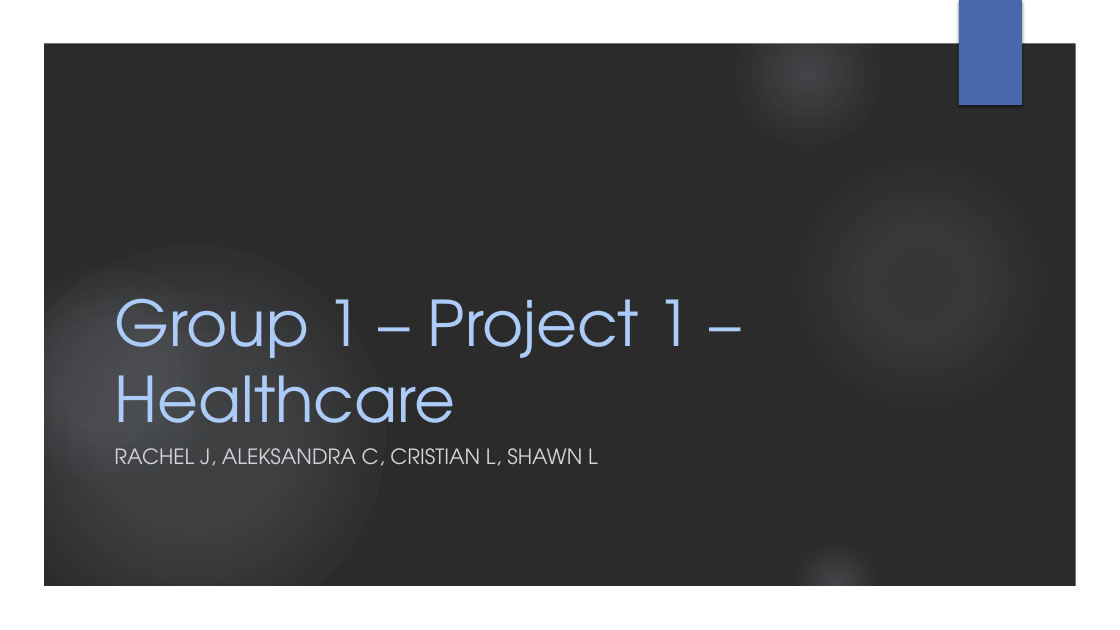
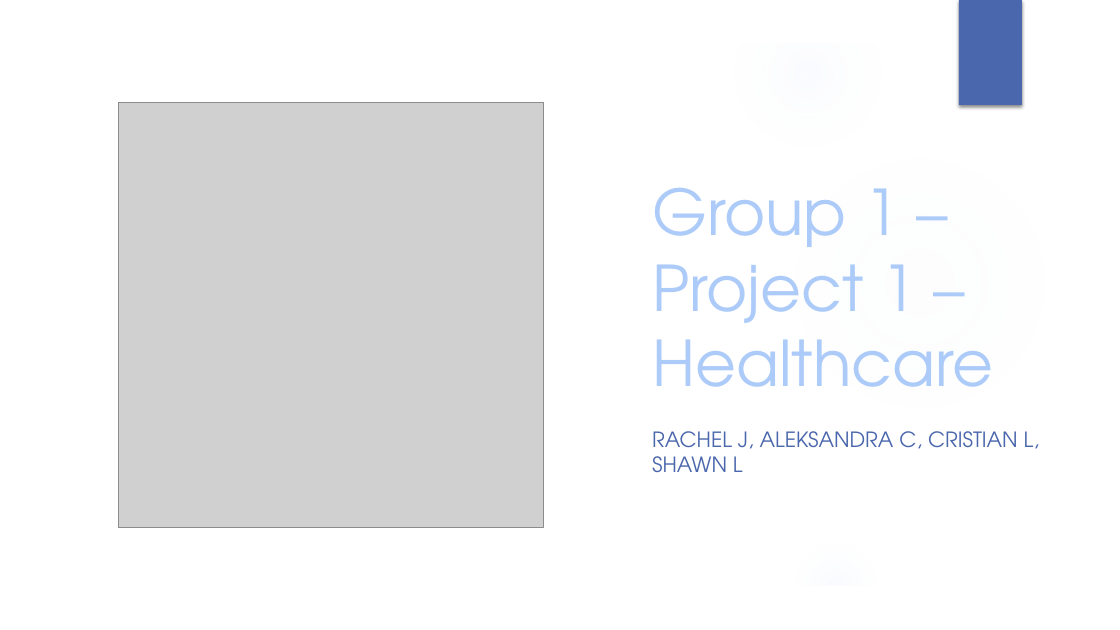
Before and after one commit to rachj14/project-one, a slide deck: slide 1 of Group-1-presentation.pptx. Drawn at 1120x630 pixels with LibreOffice and Linux fonts; fonts in the diff are those of the drawing; grey boxes stand for pictures; background and template pictures are left out; a plain dark background stands for a picture behind light text. Boxes give left, top, right and bottom in pixels: in the first picture for what was removed or moved away, otherwise in the second. Text is boxed around its words. In the diff, an @@ line names an element or a change of style, - is before the commit and + after.

```diff
--- a/Group-1-presentation.pptx
+++ b/Group-1-presentation.pptx
@@ rectangle added at [39,37,584,593], fill #FFFFFF @@
@@ freeform shape added at [510,37,626,593], fill #FFFFFF @@
@@ freeform shape added at [579,35,644,341], fill #FFFFFF at 20% opacity @@
@@ picture added at [118,103,544,528] @@
@@ title "Group 1 – Project 1 ..." rewrapped from [114,298,692,451] to [652,188,993,387] @@
@@ subtitle "RACHEL J, ALEKSANDRA C, CRISTIAN ...": place and size @@
-subtitle "RACHEL J, ALEKSANDRA C, CRISTIAN ..." at [114,448,598,466]
+subtitle "RACHEL J, ALEKSANDRA C, CRISTIAN ..." at [652,431,1040,472]
@@ subtitle "RACHEL J, ALEKSANDRA C, CRISTIAN ..." at [652,431,1040,472]: text colour #D8D3D9 to #4A66AC @@
```
Also in this commit, not shown: 13 other slides changed, 21 slides added, 1 other file.
